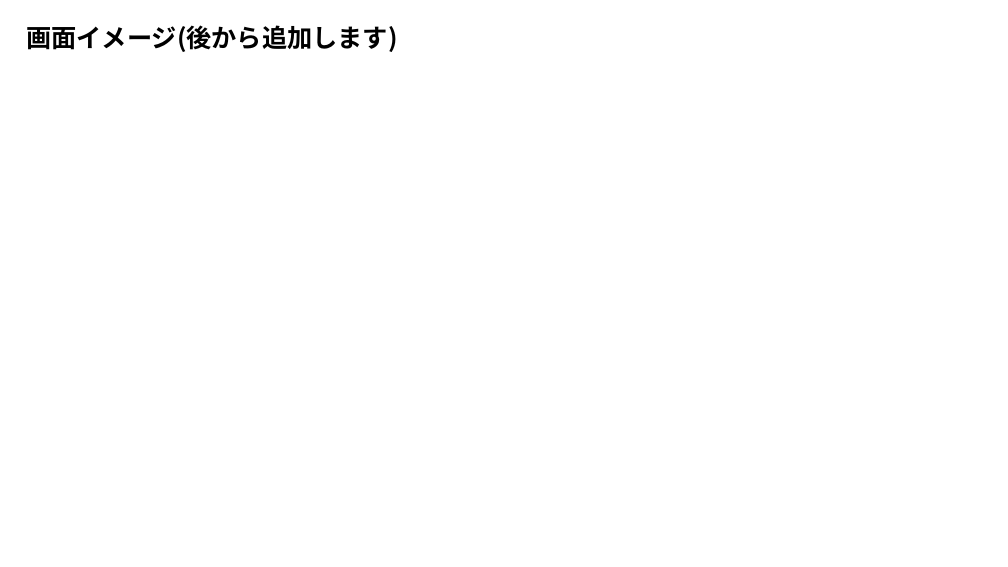
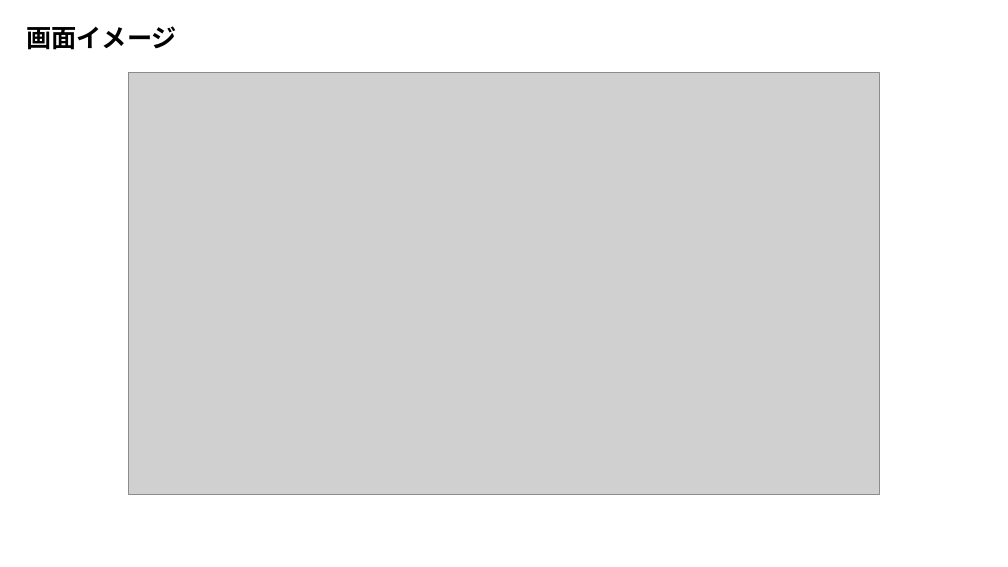
Before and after one commit to TakayamaMomoya/team_robot, a slide deck: slide 4 of document/ロボゲー2024.pptx. Drawn at 1008x567 pixels with LibreOffice and Linux fonts; fonts in the diff are those of the drawing; grey boxes stand for pictures. Boxes give left, top, right and bottom in pixels: in the first picture for what was removed or moved away, otherwise in the second. Text is boxed around its words. In the diff, an @@ line names an element or a change of style, - is before the commit and + after.

Commit message:
資料に画面イメージを追加しました

```diff
--- a/document/ロボゲー2024.pptx
+++ b/document/ロボゲー2024.pptx
@@ text at (x1=26, y1=26, x2=177, y2=50): text changed @@
-画面イメージ(後から追加します)
+画面イメージ
@@ picture added at (x1=129, y1=73, x2=879, y2=495) @@
```
Also in this commit, not shown: 2 other files.
